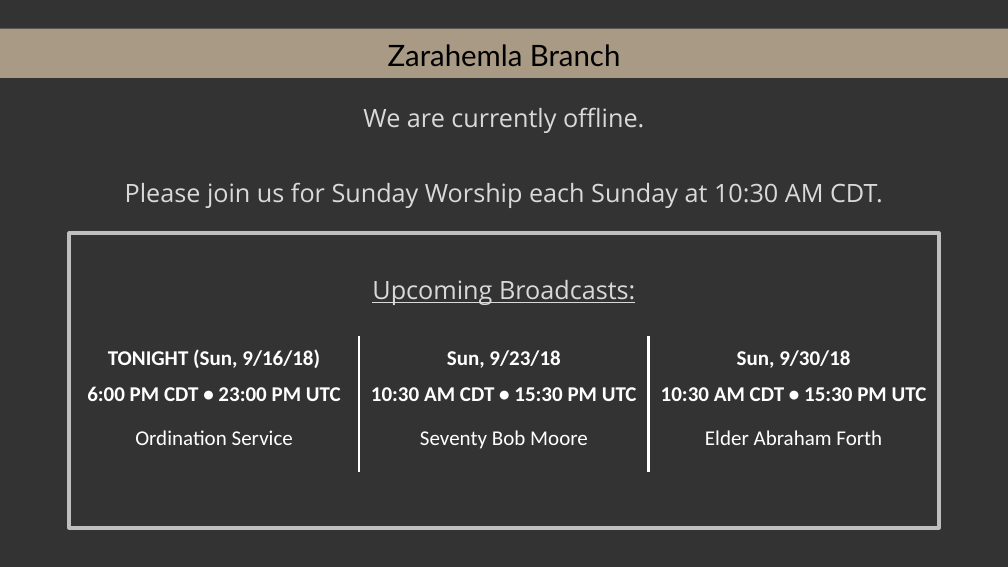
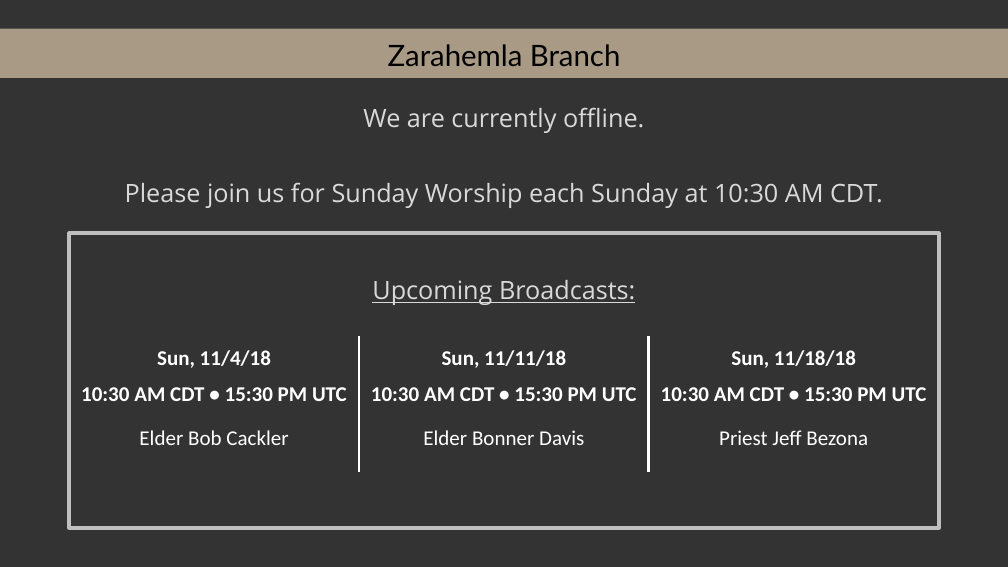
Before and after one commit to kevinmcmilian/ZarahemlaHymnPPTs, a slide deck: slide 1 of Offline Slide.pptx. Drawn at 1008x567 pixels with LibreOffice and Linux fonts; fonts in the diff are those of the drawing; background and template pictures are left out. Boxes give left, top, right and bottom in pixels: in the first picture for what was removed or moved away, otherwise in the second. Text is boxed around its words. In the diff, an @@ line names an element or a change of style, - is before the commit and + after.

```diff
--- a/Offline Slide.pptx
+++ b/Offline Slide.pptx
@@ table at (x1=70, y1=336, x2=938, y2=472) @@
-row 1: TONIGHT (Sun, 9/16/18) | Sun, 9/23/18 | Sun, 9/30/18
+row 1: Sun, 11/4/18 | Sun, 11/11/18 | Sun, 11/18/18
-row 2, column 1: 6:00 PM CDT • 23:00 PM UTC
+row 2, column 1: 10:30 AM CDT • 15:30 PM UTC
-row 3: Ordination Service | Seventy Bob Moore | Elder Abraham Forth
+row 3: Elder Bob Cackler | Elder Bonner Davis | Priest Jeff Bezona
```
Also in this commit, not shown: 1 slide added, 48 other files.
